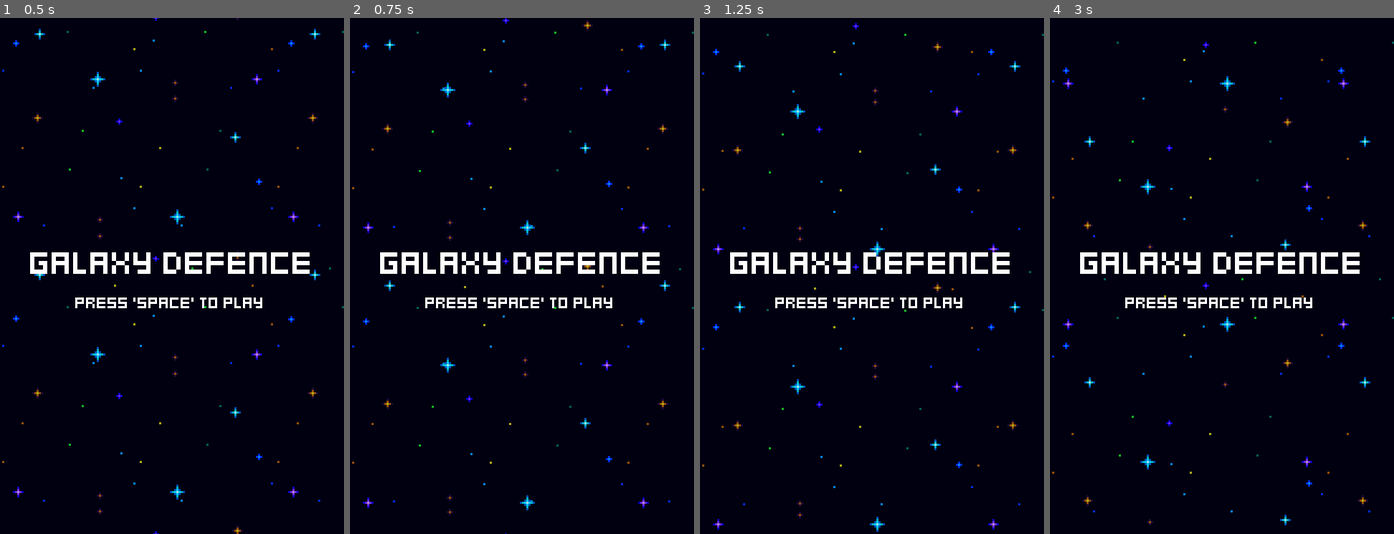
Above: before the commit, frames 1-4 (left to right).
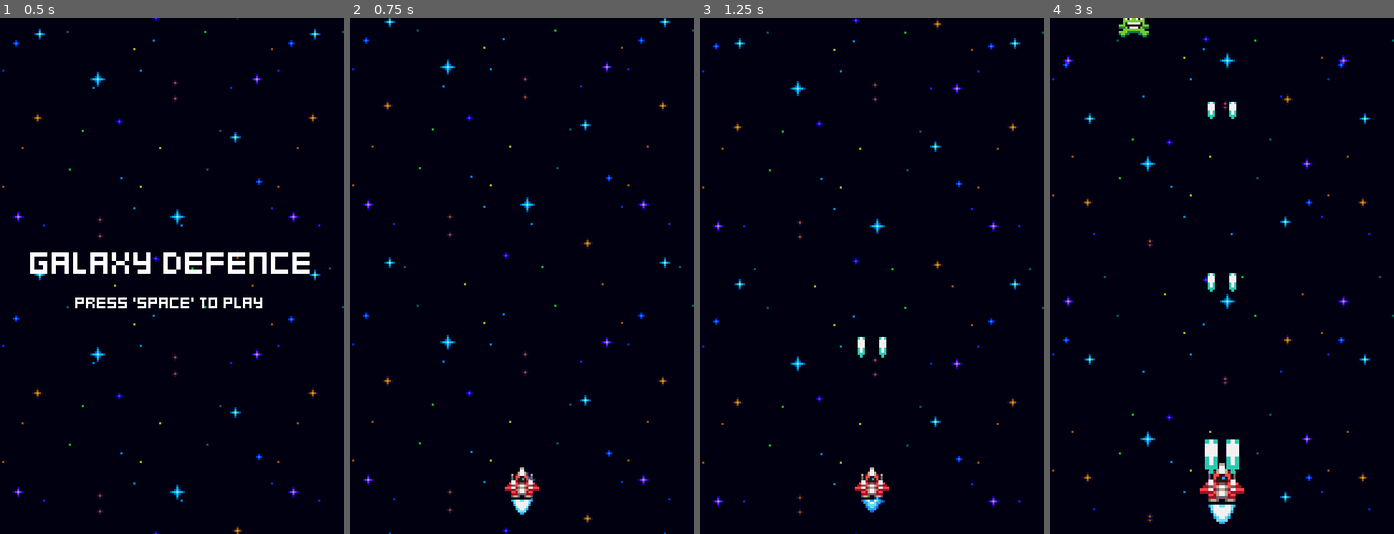
Above: after the commit, the same moments.

Repository: kavicastelo/win64-galaxy-defence-2d
Game: Godot game, scene res://menus/menu.tscn
Two runs of this game, one before a commit and one after it. Both use one fixed random seed, a clock stepped at 60 frames per second and the inputs below.
Inputs:
- Up to frame 1 (0.5 s): no input
- Up to frame 2 (0.75 s): tap Space at 0.5 s; tap Enter (ui_accept) at 0.6 s
- Up to frame 3 (1.25 s): tap Enter (ui_accept) at 0.77, 1.07 s
- Up to frame 4 (3 s): tap Space at 1.25, 2, 2.75 s; tap Enter (ui_accept) at 1.35, 1.52, 1.82, 2.1, 2.85 s

Frame 1 is identical in both runs. In frame 2, 4.5% of the frame differs, in the area x 0-100%, y 0-100%; in frame 3, 4.6%; in frame 4, 5.7%, in the area x 0-100%, y 0-99%.

Commit message:
game over UI

Diff:
--- /dev/null
+++ b/menus/game_over.gd
@@ -0,0 +1,12 @@
+extends Control
+
+
+# Called when the node enters the scene tree for the first time.
+func _ready() -> void:
+	pass # Replace with function body.
+
+
+# Called every frame. 'delta' is the elapsed time since the previous frame.
+func _process(delta: float) -> void:
+	if (Input.is_action_just_pressed("ui_accept")):
+		get_tree().change_scene_to_file("res://menus/menu.tscn")
--- /dev/null
+++ b/menus/game_over.tscn
@@ -0,0 +1,41 @@
+[gd_scene load_steps=5 format=3 uid="uid://dsyqiiwtxs0vl"]
+
+[ext_resource type="Script" path="res://menus/game_over.gd" id="1_cag8f"]
+[ext_resource type="PackedScene" uid="uid://bidj3gqy8ktma" path="res://effects/space_background.tscn" id="1_isslf"]
+[ext_resource type="LabelSettings" uid="uid://cdq3gyuel7064" path="res://fonts/title_label_settings.tres" id="2_ib510"]
+[ext_resource type="LabelSettings" uid="uid://b2sogq14orlao" path="res://fonts/default_label_settings.tres" id="3_4sj44"]
+
+[node name="GameOver" type="Control"]
+layout_mode = 3
+anchors_preset = 15
+anchor_right = 1.0
+anchor_bottom = 1.0
+grow_horizontal = 2
+grow_vertical = 2
+script = ExtResource("1_cag8f")
+
+[node name="SpaceBackground" parent="." instance=ExtResource("1_isslf")]
+
+[node name="CenterContainer" type="CenterContainer" parent="."]
+layout_mode = 1
+anchors_preset = 15
+anchor_right = 1.0
+anchor_bottom = 1.0
+grow_horizontal = 2
+grow_vertical = 2
+
+[node name="VBoxContainer" type="VBoxContainer" parent="CenterContainer"]
+layout_mode = 2
+
+[node name="GameOverLabel" type="Label" parent="CenterContainer/VBoxContainer"]
+layout_mode = 2
+text = "Game Over"
+label_settings = ExtResource("2_ib510")
+horizontal_alignment = 1
+
+[node name="MenuLabel" type="Label" parent="CenterContainer/VBoxContainer"]
+layout_mode = 2
+text = "press 'space' to return
+main menu "
+label_settings = ExtResource("3_4sj44")
+horizontal_alignment = 1
--- /dev/null
+++ b/menus/menu.gd
@@ -0,0 +1,12 @@
+extends Control
+
+
+# Called when the node enters the scene tree for the first time.
+func _ready() -> void:
+	pass # Replace with function body.
+
+
+# Called every frame. 'delta' is the elapsed time since the previous frame.
+func _process(delta: float) -> void:
+	if (Input.is_action_just_pressed("ui_accept")):
+		get_tree().change_scene_to_file("res://world.tscn")
--- a/menus/menu.tscn
+++ b/menus/menu.tscn
@@ -1,6 +1,7 @@
-[gd_scene load_steps=4 format=3 uid="uid://4654pofoj1vp"]
+[gd_scene load_steps=5 format=3 uid="uid://4654pofoj1vp"]
 
 [ext_resource type="PackedScene" uid="uid://bidj3gqy8ktma" path="res://effects/space_background.tscn" id="1_4npb3"]
+[ext_resource type="Script" path="res://menus/menu.gd" id="1_e660g"]
 [ext_resource type="LabelSettings" uid="uid://cdq3gyuel7064" path="res://fonts/title_label_settings.tres" id="2_3uqtb"]
 [ext_resource type="LabelSettings" uid="uid://b2sogq14orlao" path="res://fonts/default_label_settings.tres" id="3_lm54f"]
 
@@ -11,6 +12,7 @@
 anchor_bottom = 1.0
 grow_horizontal = 2
 grow_vertical = 2
+script = ExtResource("1_e660g")
 
 [node name="SpaceBackground" parent="." instance=ExtResource("1_4npb3")]
 
--- /dev/null
+++ b/world.gd
@@ -0,0 +1,15 @@
+extends Node2D
+
+@onready var ship: Node2D = $Ship
+
+# Called when the node enters the scene tree for the first time.
+func _ready() -> void:
+	ship.tree_exiting.connect(func():
+		await get_tree().create_timer(1.0).timeout
+		get_tree().change_scene_to_file("res://menus/game_over.tscn")
+	)
+
+
+# Called every frame. 'delta' is the elapsed time since the previous frame.
+func _process(delta: float) -> void:
+	pass
--- a/world.tscn
+++ b/world.tscn
@@ -1,10 +1,12 @@
-[gd_scene load_steps=4 format=3 uid="uid://dgh1o5cd3yaur"]
+[gd_scene load_steps=5 format=3 uid="uid://dgh1o5cd3yaur"]
 
 [ext_resource type="PackedScene" uid="uid://cerx5qow0tiuv" path="res://player_ship/ship.tscn" id="1_gqs1e"]
+[ext_resource type="Script" path="res://world.gd" id="1_yvltw"]
 [ext_resource type="PackedScene" uid="uid://bidj3gqy8ktma" path="res://effects/space_background.tscn" id="2_41gy2"]
 [ext_resource type="PackedScene" uid="uid://hwd47vbu2b1l" path="res://enemies/enemy_generator.tscn" id="3_u1ubi"]
 
 [node name="World" type="Node2D"]
+script = ExtResource("1_yvltw")
 
 [node name="Ship" parent="." instance=ExtResource("1_gqs1e")]
 position = Vector2(80, 216)
